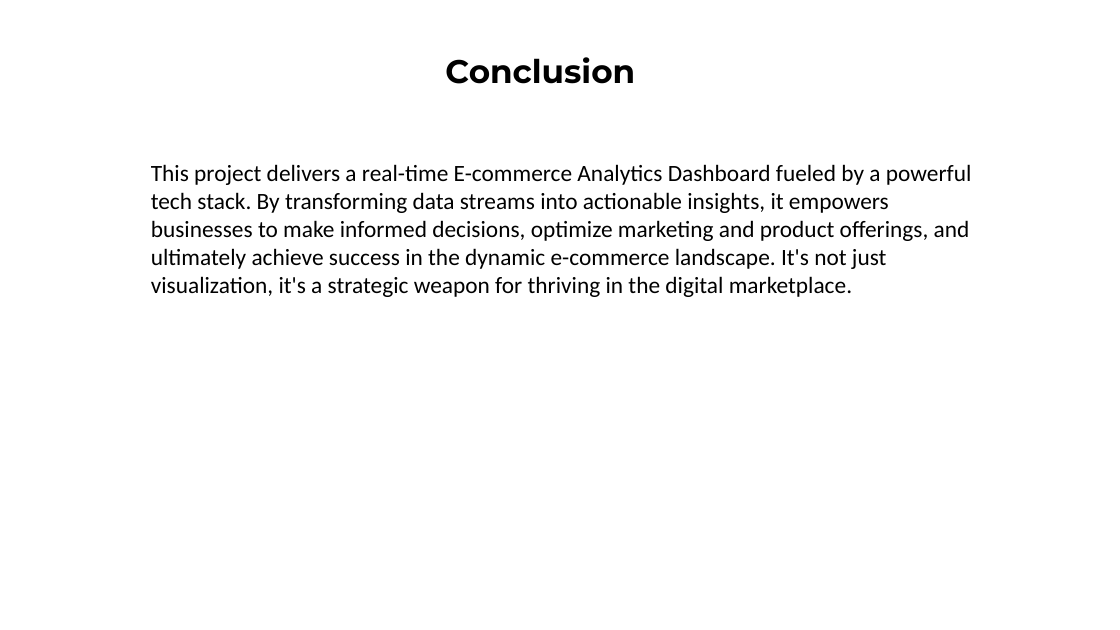
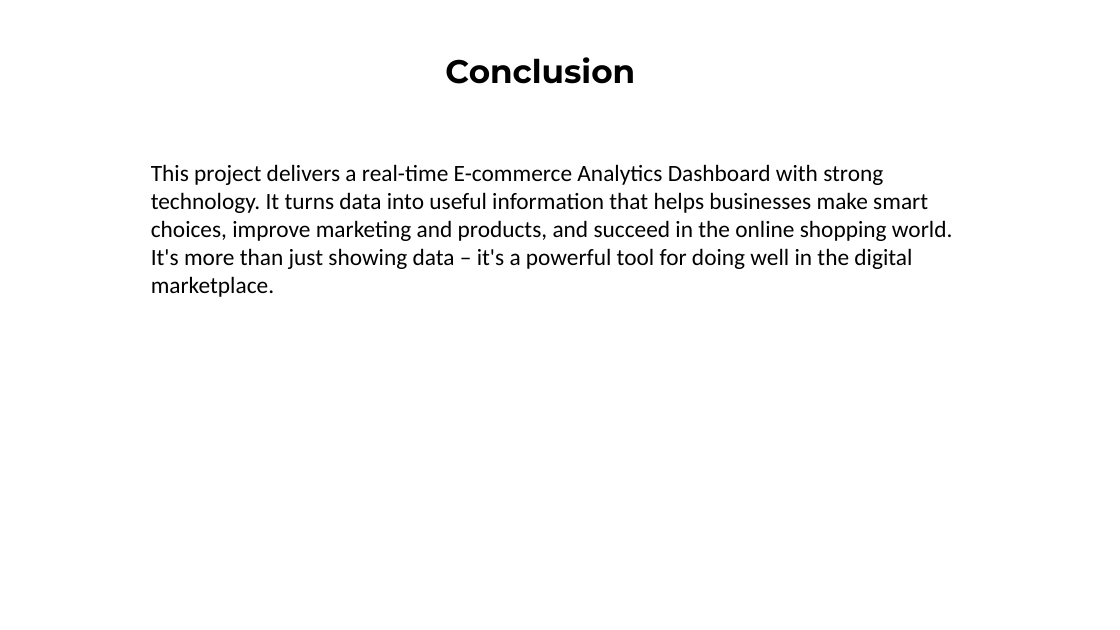
Before and after one commit to rushi0611/Real-Time-E-Commerce-Dashboard, a slide deck: slide 12 of Revised_Project_PPT.pptx (slide 10 before the commit). Drawn at 1120x630 pixels with LibreOffice and Linux fonts; fonts in the diff are those of the drawing. Boxes give left, top, right and bottom in pixels: in the first picture for what was removed or moved away, otherwise in the second. Text is boxed around its words. In the diff, an @@ line names an element or a change of style, - is before the commit and + after.

```diff
--- a/Revised_Project_PPT.pptx
+++ b/Revised_Project_PPT.pptx
@@ text at (x1=151, y1=164, x2=952, y2=297): text changed @@
-This project delivers a real-time E-commerce Analytics Dashboard fueled by a powerful tech stack. By transforming data streams into actionable insights, it empowers businesses to make informed decisions, optimize marketing and product offerings, and ultimately achieve success in the dynamic e-commerce landscape. It's not just visualization, it's a strategic weapon for thriving in the digital marketplace.
+This project delivers a real-time E-commerce Analytics Dashboard with strong technology. It turns data into useful information that helps businesses make smart choices, improve marketing and products, and succeed in the online shopping world. It's more than just showing data – it's a powerful tool for doing well in the digital marketplace.
```
Also in this commit, not shown: 4 other slides changed, 7 slides added, 5 slides removed.
